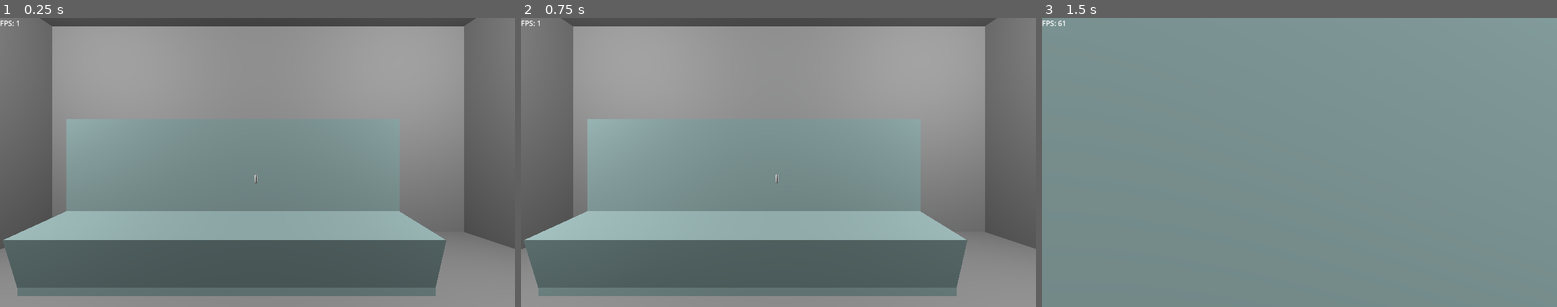
Above: before the commit, frames 1-3 (left to right).
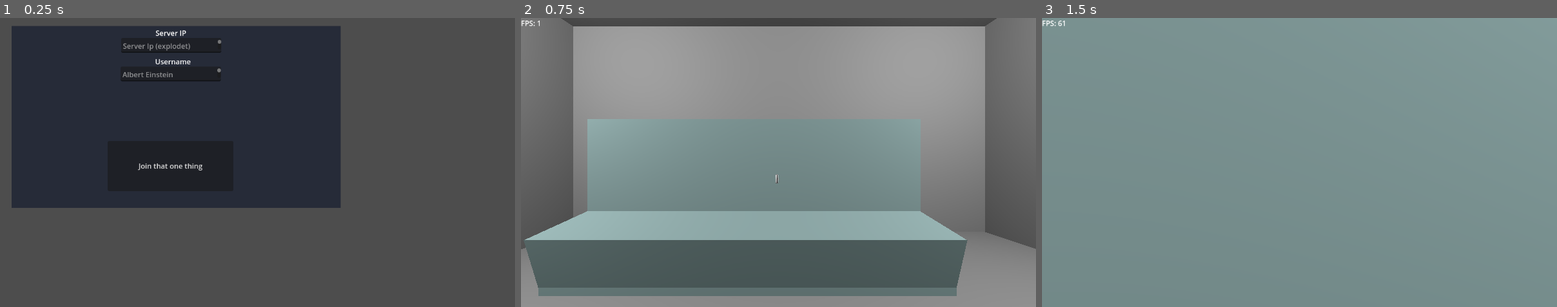
Above: after the commit, the same moments.

Repository: OpenLWR/OpenLWR
Game: Godot game, scene res://lobby.tscn
Two runs of this game, one before a commit and one after it. Both use one fixed random seed, a clock stepped at 60 frames per second and the inputs below. Before the commit the project starts from res://node_3d.tscn.
Inputs (mouse positions are in pixels of both pictures, inside the frame that each line leads up to):
- Up to frame 1 (0.25 s): no input
- Up to frame 2 (0.75 s): click (690, 165) at 0.5 s, where only the run after the commit has a clickable "Join that one thing"
- Up to frame 3 (1.5 s): move the mouse to (1412, 148) at 1.27 s; hold D (move_right) from 1.28 s (still down); hold E (zoom) from 1.28 s (still down); click (1412, 148) at 1.42 s

The runs differ from the first frame. In frame 1, 79% of the frame differs, in the area x 0-100%, y 0-100%; in frame 2, less than 0.1%; in frame 3, nothing differs.

Commit message:
added lobby scene, lobby ui and handling for server ip/username

Diff:
--- /dev/null
+++ b/Assets/Scripts/globals.gd
@@ -0,0 +1,4 @@
+extends Node
+
+var server_ip_requested_tojoin = null
+var username_requested_tojoin = null
--- a/Assets/Scripts/multiplayer.gd
+++ b/Assets/Scripts/multiplayer.gd
@@ -21,8 +21,9 @@
 	},
 }
 
-func _ready():
-	socket.connect_to_url("ws://192.168.0.112:7001/ws/%s" % [uuid_util.v4()])
+func _ready(): # assume here that the scene was called by the lobby screen
+	var ip_formatted = "ws://%s:7001/ws/%s" % [globals.server_ip_requested_tojoin,uuid_util.v4()]
+	socket.connect_to_url(ip_formatted)
 
 func parse_b64(b64):
 	# remove b'' from string
--- /dev/null
+++ b/LobbyScreen.gd
@@ -0,0 +1,12 @@
+extends Node2D
+
+
+func connect_button_pressed():
+	print("Connect")
+	var server_ip_requested = get_node("ServerIP/TextEdit").text
+	var username_requested = get_node("Username/TextEdit").text
+	print(server_ip_requested)
+	print(username_requested)
+	globals.server_ip_requested_tojoin = server_ip_requested
+	globals.username_requested_tojoin = username_requested
+	get_tree().change_scene_to_file("res://node_3d.tscn")
--- /dev/null
+++ b/lobby.tscn
@@ -0,0 +1,55 @@
+[gd_scene load_steps=3 format=3 uid="uid://euuixnwadyuo"]
+
+[ext_resource type="Script" path="res://LobbyScreen.gd" id="1_xa6da"]
+
+[sub_resource type="BoxMesh" id="BoxMesh_x4kxn"]
+
+[node name="Node3D" type="Node3D"]
+
+[node name="Node2D" type="Node2D" parent="."]
+script = ExtResource("1_xa6da")
+
+[node name="MeshInstance2D" type="MeshInstance2D" parent="Node2D"]
+modulate = Color(0.150104, 0.16789, 0.219662, 1)
+position = Vector2(394.25, 222.25)
+scale = Vector2(735.5, 407.5)
+mesh = SubResource("BoxMesh_x4kxn")
+
+[node name="ServerIP" type="Label" parent="Node2D"]
+offset_left = 348.0
+offset_top = 22.0
+offset_right = 417.0
+offset_bottom = 45.0
+text = "Server IP"
+
+[node name="TextEdit" type="TextEdit" parent="Node2D/ServerIP"]
+layout_mode = 0
+offset_left = -77.0
+offset_top = 23.0
+offset_right = 147.0
+offset_bottom = 56.0
+placeholder_text = "Server Ip (explodet)"
+
+[node name="Button" type="Button" parent="Node2D"]
+offset_left = 241.0
+offset_top = 276.0
+offset_right = 522.0
+offset_bottom = 388.0
+text = "Join that one thing"
+
+[node name="Username" type="Label" parent="Node2D"]
+offset_left = 347.0
+offset_top = 86.0
+offset_right = 427.0
+offset_bottom = 109.0
+text = "Username"
+
+[node name="TextEdit" type="TextEdit" parent="Node2D/Username"]
+layout_mode = 0
+offset_left = -77.0
+offset_top = 23.0
+offset_right = 147.0
+offset_bottom = 56.0
+placeholder_text = "Albert Einstein"
+
+[connection signal="pressed" from="Node2D/Button" to="Node2D" method="connect_button_pressed"]
--- a/project.godot
+++ b/project.godot
@@ -11,9 +11,13 @@
 [application]
 
 config/name="Reactor"
-run/main_scene="res://node_3d.tscn"
+run/main_scene="res://lobby.tscn"
 config/features=PackedStringArray("4.2", "Forward Plus")
 config/icon="res://icon.svg"
+
+[autoload]
+
+globals="*res://Assets/Scripts/globals.gd"
 
 [filesystem]
 
